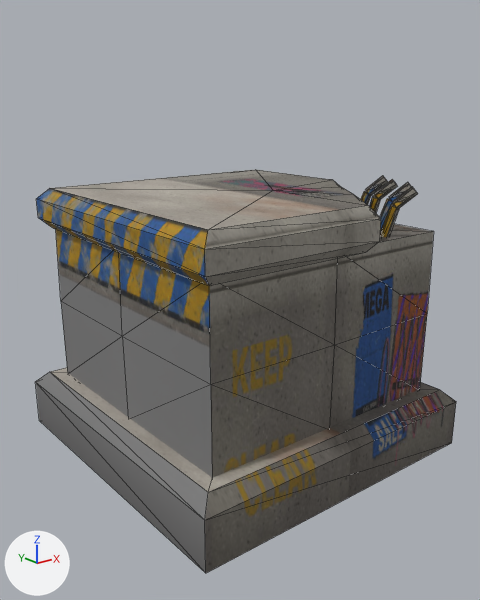
An edit to the glTF model src/assets/models/prop_pillar_b.glb, drawn before and after from the same camera.
Rendered twice from a 50 mm lens placed at (-1.143, -1.434, 0.995), pointed at (-0.022, -0.033, 0.435). The axes (+X, +Y, +Z) are drawn at lower left. The lights are the same throughout. The first picture is the older version. Mesh edges are drawn as thin lines. Where no turn or scale is listed for an object, it has been applied to the vertices. Vertices at exactly the same position are counted once.

In view in the first picture: 'prop_pillar_b_body'.
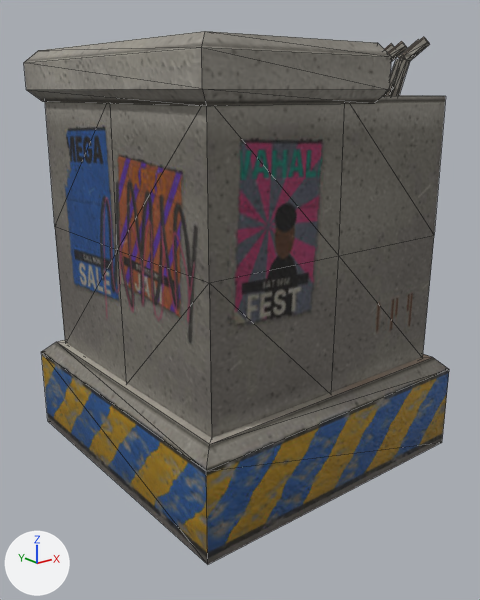
Scene script edits in JSON lines:
```json
{"block": "me_prop_pillar_b_body", "where": "# used by ob_prop_pillar_b_body; location = (0.0, 0.0, 0.0)"}
{"op": "remove", "block": "me_prop_pillar_b_body", "code": "me_prop_pillar_b_body.from_pydata(...)  # 178 vertices, 320 faces; spans x -0.45..0.45, y -0.45..0.45, z 0.0..0.769"}
{"op": "add", "block": "me_prop_pillar_b_body", "code": "me_prop_pillar_b_body.from_pydata(...)  # 178 vertices, 320 faces; spans x -0.43..0.43, y -0.43..0.43, z 0.0..1.119"}
{"block": "me_prop_pillar_b_body", "change": "me_prop_pillar_b_body part 1: the loose piece of 27 vertices spanning x 0.204..0.256, y -0.409..-0.315, z 0.601..0.769 is moved by (0.0, 0.0, 0.35)"}
{"block": "me_prop_pillar_b_body", "change": "me_prop_pillar_b_body part 2: the loose piece of 27 vertices spanning x 0.253..0.318, y -0.347..-0.255, z 0.601..0.769 is moved by (0.0, 0.0, 0.35)"}
{"block": "me_prop_pillar_b_body", "change": "me_prop_pillar_b_body part 3: the loose piece of 27 vertices spanning x 0.281..0.333, y -0.284..-0.19, z 0.601..0.769 is moved by (0.0, 0.0, 0.35)"}
{"block": "me_prop_pillar_b_body", "change": "me_prop_pillar_b_body part 4: the loose piece of 27 vertices spanning x 0.318..0.379, y -0.213..-0.12, z 0.601..0.769 is moved by (0.0, 0.0, 0.35)"}
{"block": "me_prop_pillar_b_body", "change": "me_prop_pillar_b_body part 5: 69 of 178 vertices moved; they spanned x -0.45..0.45, y -0.45..0.45, z 0.0..0.735 and now span x -0.43..0.43, y -0.43..0.43, z 0.0..1.1; mean shift (0.0, 0.0, 0.253); largest move (0.415, -0.415, 0.17) -> (0.41, 0.0, 1.07)"}
{"block": "me_prop_pillar_b_body", "change": "me_prop_pillar_b_body part 6: 50 kept faces spanning x -0.43..0.43, y -0.43..0.43, z 0.0..1.119 get new vertex colours; the middle colour goes from white #f9f9f9 to white #f7f7f7"}
```

Where the change shows, as pixel boxes [x1, y1, x2, y2] in the pictures (480 x 600 px; the box of a moved part takes in the faces that stretch with it):
```json
{"object": "prop_pillar_b_body", "change": "reshaped", "before": [35, 170, 456, 573], "after": [24, 31, 449, 564], "on screen": "32% taller"}
{"part": 1, "of": "me_prop_pillar_b_body", "change": "moved or reshaped", "before": [380, 187, 418, 237], "after": [389, 37, 430, 96]}
{"part": 2, "of": "me_prop_pillar_b_body", "change": "moved or reshaped", "before": [380, 182, 411, 231], "after": [384, 40, 419, 95]}
{"part": 3, "of": "me_prop_pillar_b_body", "change": "moved or reshaped", "before": [369, 180, 397, 213], "after": [388, 41, 407, 62]}
{"part": 4, "of": "me_prop_pillar_b_body", "change": "moved or reshaped", "before": [361, 176, 388, 205], "after": [384, 44, 394, 53], "on screen": "mostly hidden afterwards"}
{"part": 5, "of": "me_prop_pillar_b_body", "change": "moved or reshaped", "before": [35, 170, 456, 573], "after": [24, 31, 449, 564]}
{"part": 6, "of": "me_prop_pillar_b_body", "change": "recoloured", "before": [36, 170, 456, 573], "after": [41, 103, 449, 564]}
```
